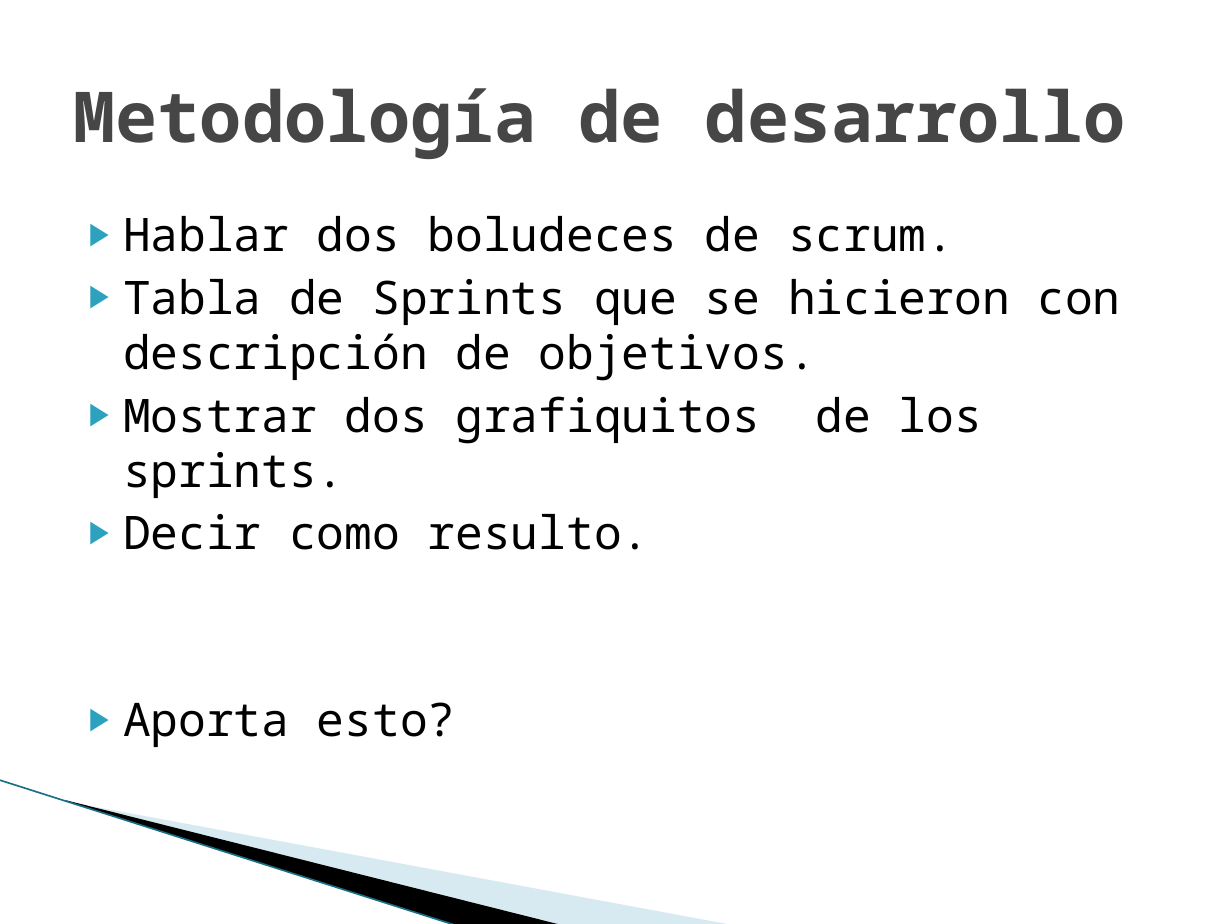
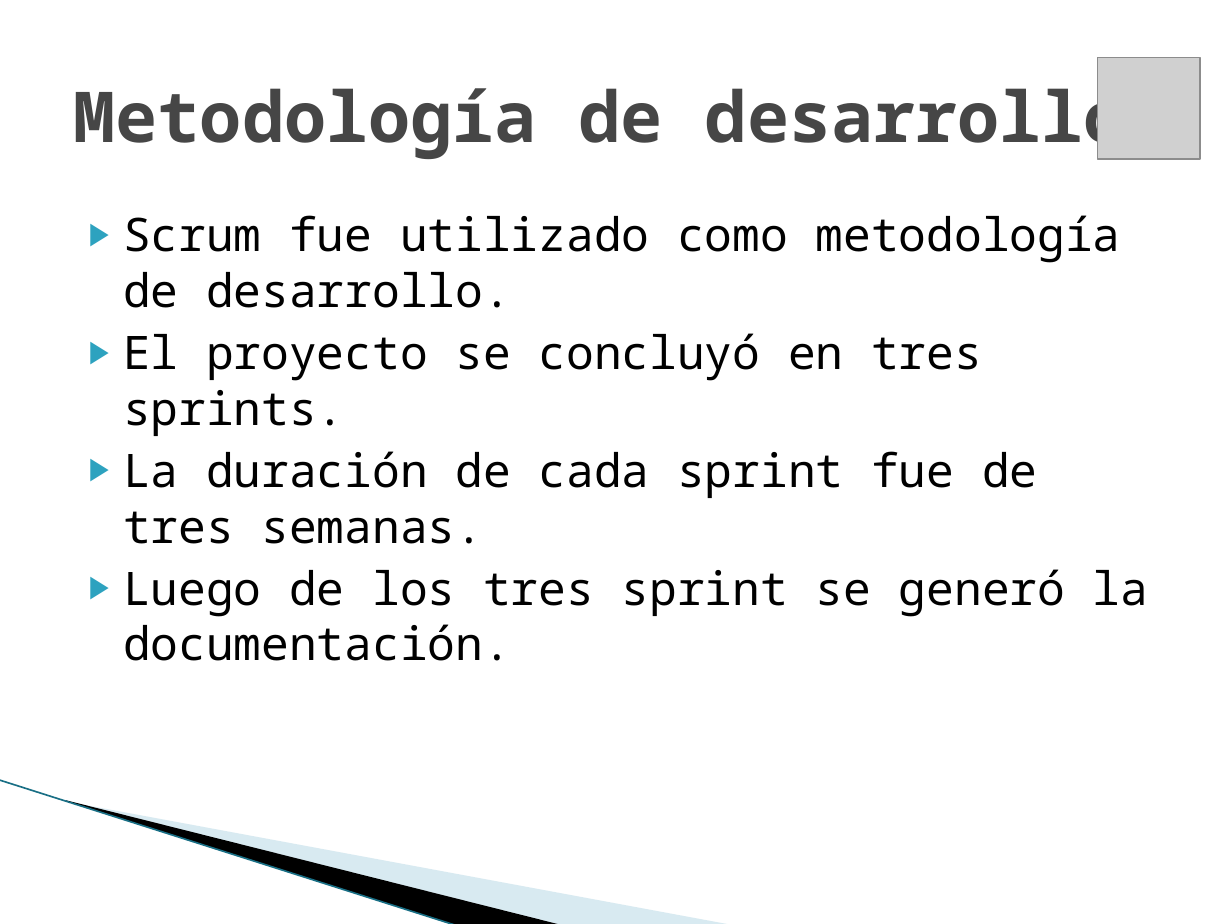
Before and after one commit to maurociancio/parallel-editor, a slide deck: slide 14 of doc/presentacion/presentacion.pptx (slide 15 before the commit). Drawn at 1232x924 pixels with LibreOffice and Linux fonts; fonts in the diff are those of the drawing; grey boxes stand for pictures; background and template pictures are left out. Boxes give left, top, right and bottom in pixels: in the first picture for what was removed or moved away, otherwise in the second. Text is boxed around its words. In the diff, an @@ line names an element or a change of style, - is before the commit and + after.

```diff
--- a/doc/presentacion/presentacion.pptx
+++ b/doc/presentacion/presentacion.pptx
@@ picture added at box(1098, 58, 1200, 159) @@
@@ text at box(123, 215, 1148, 661): text changed @@
-▶ Hablar dos boludeces de scrum.
-▶ Tabla de Sprints que se hicieron con descripción de objetivos.
-▶ Mostrar dos grafiquitos de los sprints.
-▶ Decir como resulto.
-▶ Aporta esto?
+▶ Scrum fue utilizado como metodología de desarrollo.
+▶ El proyecto se concluyó en tres sprints.
+▶ La duración de cada sprint fue de tres semanas.
+▶ Luego de los tres sprint se generó la documentación.
```
Also in this commit, not shown: 10 other slides changed, 4 slides added, 3 slides removed, 10 other files.
